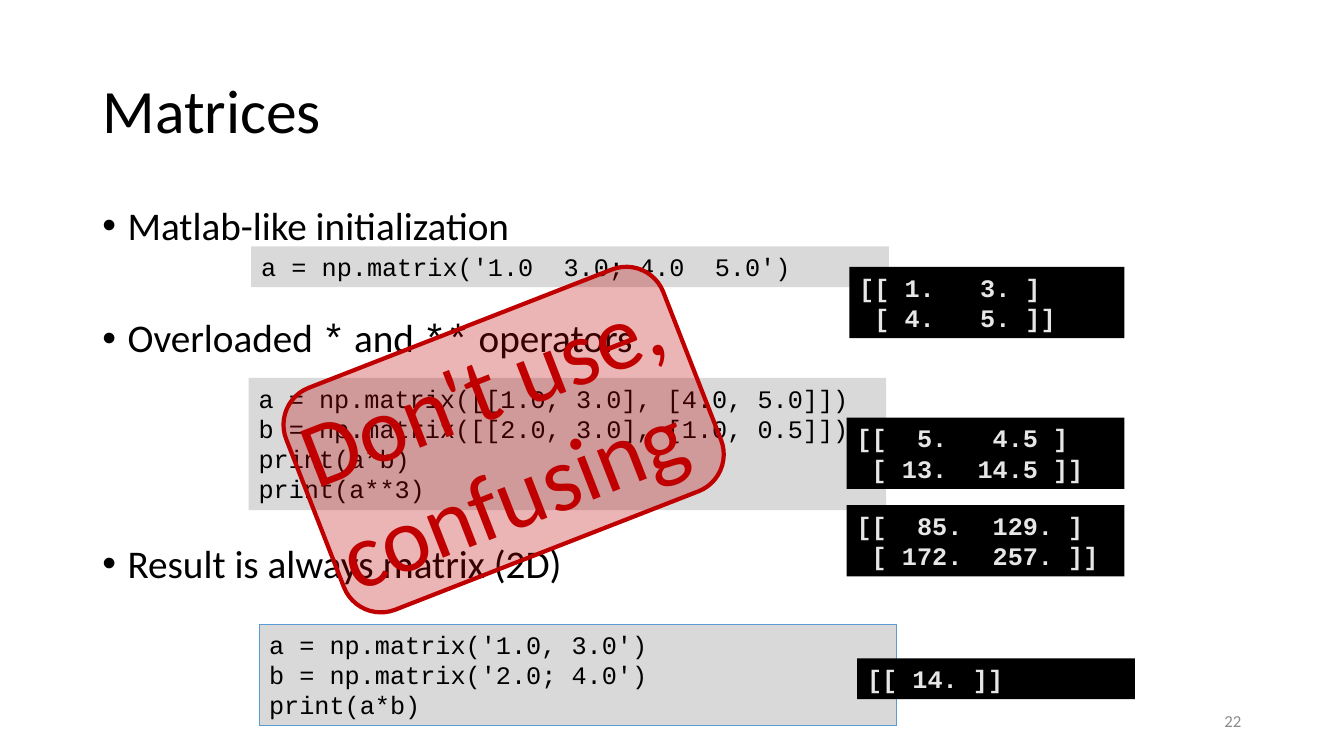
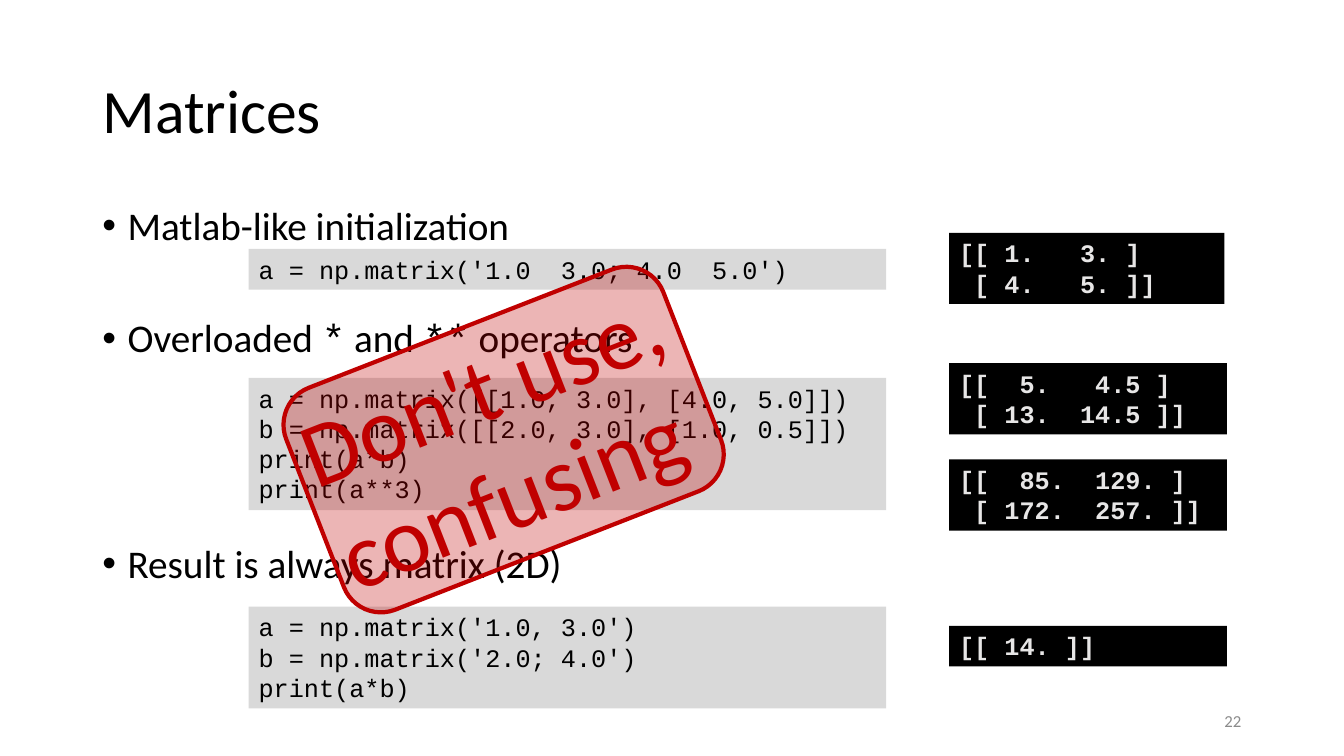
Before and after one commit to gjbex/Scientific-Python, a slide deck: slide 22 of scientific_python.pptx. Drawn at 1344x756 pixels with LibreOffice and Linux fonts; fonts in the diff are those of the drawing. Boxes give left, top, right and bottom in pixels: in the first picture for what was removed or moved away, otherwise in the second. Text is boxed around its words. In the diff, an @@ line names an element or a change of style, - is before the commit and + after.

Commit message:
Fix formatting of mumpy section

```diff
--- a/scientific_python.pptx
+++ b/scientific_python.pptx
@@ rectangle "[[ 1. 3. ]": place and size @@
-rectangle "[[ 1. 3. ]" at bbox=[850, 267, 1125, 339]
+rectangle "[[ 1. 3. ]" at bbox=[950, 233, 1225, 304]
@@ rectangle "[[ 5. 4.5 ]": place and size @@
-rectangle "[[ 5. 4.5 ]" at bbox=[847, 417, 1125, 489]
+rectangle "[[ 5. 4.5 ]" at bbox=[950, 363, 1228, 435]
@@ rectangle "[[ 85. 129. ]": place and size @@
-rectangle "[[ 85. 129. ]" at bbox=[847, 505, 1125, 577]
+rectangle "[[ 85. 129. ]" at bbox=[950, 460, 1228, 531]
@@ rectangle "a = np.matrix('1.0, 3.0')": place and size @@
-rectangle "a = np.matrix('1.0, 3.0')" at bbox=[259, 624, 897, 726]
+rectangle "a = np.matrix('1.0, 3.0')" at bbox=[249, 607, 887, 709]
@@ rectangle "a = np.matrix('1.0, 3.0')" at bbox=[249, 607, 887, 709]: outline #5B9BD5 0.75 pt to none @@
@@ rectangle "[[ 14. ]]": place and size @@
-rectangle "[[ 14. ]]" at bbox=[857, 658, 1135, 699]
+rectangle "[[ 14. ]]" at bbox=[950, 626, 1228, 666]
```
Also in this commit, not shown: 12 other slides changed.
